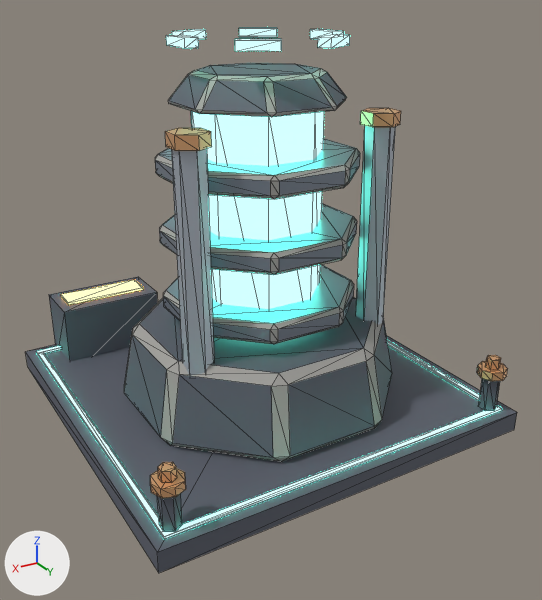
The glTF model arte/modelos/energia/gerador/gerador_sem_textura.glb as it was, and as the next commit left it.
Rendered twice from a 50 mm camera at (1.72, 3.05, 2.06) aimed at (-0.02, 0.15, 0.61). Every picture has the same lights, and +X, +Y and +Z are marked at lower left. The picture after the commit comes second. Mesh edges are drawn as thin lines. Where no turn or scale is listed for an object, it has been applied to the vertices. Vertices at exactly the same position are counted once.

The first picture shows 'gerador_antena', 'gerador_corpo'.
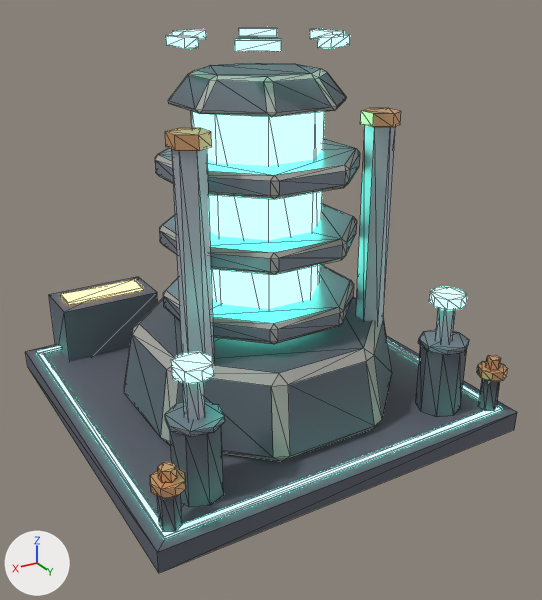
What differs and where, as boxes (x1, y1, x2, y2) in the pictures (542 x 600 px; the box of a moved part takes in the faces that stretch with it):
'gerador_pistao1', added
    after: (171, 352, 214, 420)
    faces in mat_p_cristal (cyan #6cffe1, glowing cyan #6cffe1): (171, 352, 214, 384)
    faces in mat_p_metal (light grey #adb5bf): (183, 382, 205, 420)
'gerador_pistao0', added
    after: (429, 287, 467, 343)
    faces in mat_p_cristal (cyan #6cffe1, glowing cyan #6cffe1): (429, 287, 467, 310)
    faces in mat_p_metal (light grey #adb5bf): (436, 308, 456, 343)
part 1 of me_gerador_corpo, added
    after: (415, 345, 467, 417)
part 2 of me_gerador_corpo, added
    after: (170, 426, 224, 507)
part 3 of me_gerador_corpo, added
    after: (419, 329, 469, 355)
part 4 of me_gerador_corpo, added
    after: (165, 401, 225, 437)
part 5 of me_gerador_corpo, moved or reshaped
    both: (166, 128, 210, 135)

What the commit changed:
me_gerador_corpo is used by ob_gerador_corpo; location (0.0, 0.0, 0.0).
me_gerador_corpo had 504 vertices, 908 faces and spanned x -0.95..0.95, y -1.0..0.95, z 0.0..1.69.
me_gerador_corpo now has 568 vertices, 1020 faces and spans x -0.95..0.95, y -1.0..0.95, z 0.0..1.69.
me_gerador_corpo part 1: a new loose piece, an 8-sided cylinder along z spanning x -0.77..-0.55, y 0.59..0.81, z 0.1..0.44, in mat_p_escuro (dark grey #595d69).
me_gerador_corpo part 2: a new loose piece, an 8-sided cylinder along z spanning x 0.55..0.77, y 0.59..0.81, z 0.1..0.44, in mat_p_escuro (dark grey #595d69).
me_gerador_corpo part 3: a new loose piece, an 8-sided cylinder along z spanning x -0.778..-0.542, y 0.582..0.818, z 0.442..0.466, in mat_p_aco (grey #8b95a2).
me_gerador_corpo part 4: a new loose piece, an 8-sided cylinder along z spanning x 0.542..0.778, y 0.582..0.818, z 0.442..0.466, in mat_p_aco (grey #8b95a2).
Part 5, on me_gerador_corpo:
18 faces are deleted.
4 new faces join them, mat_p_metal (light grey #adb5bf).
8 new faces join them, mat_p_cobre (beige #e5ad7c).
6 new faces join them, mat_p_cristal (cyan #6cffe1, glowing cyan #6cffe1).
Other edits to the shape of me_gerador_corpo do not show in these pictures.
Mesh me_gerador_pistao1 is new.
It is a 6-sided cylinder along z spanning x -0.036..0.036, y -0.041..0.041, z 0.0..0.22, material slot 0; an 8-sided cylinder along z spanning x -0.085..0.085, y -0.085..0.085, z 0.215..0.265, material slot 1.
It uses material mat_p_metal (light grey #adb5bf).
It uses material mat_p_cristal (cyan #6cffe1, glowing cyan #6cffe1).
Mesh me_gerador_pistao0 is new.
It is a 6-sided cylinder along z spanning x -0.036..0.036, y -0.041..0.041, z 0.0..0.22, material slot 0; an 8-sided cylinder along z spanning x -0.085..0.085, y -0.085..0.085, z 0.215..0.265, material slot 1.
It uses material mat_p_metal (light grey #adb5bf).
It uses material mat_p_cristal (cyan #6cffe1, glowing cyan #6cffe1).
Object 'gerador_pistao1' (ob_gerador_pistao1) is new; it shows me_gerador_pistao1.
Its location is (0.66, 0.7, 0.44).
Object 'gerador_pistao0' (ob_gerador_pistao0) is new; it shows me_gerador_pistao0.
Its location is (-0.66, 0.7, 0.44).
